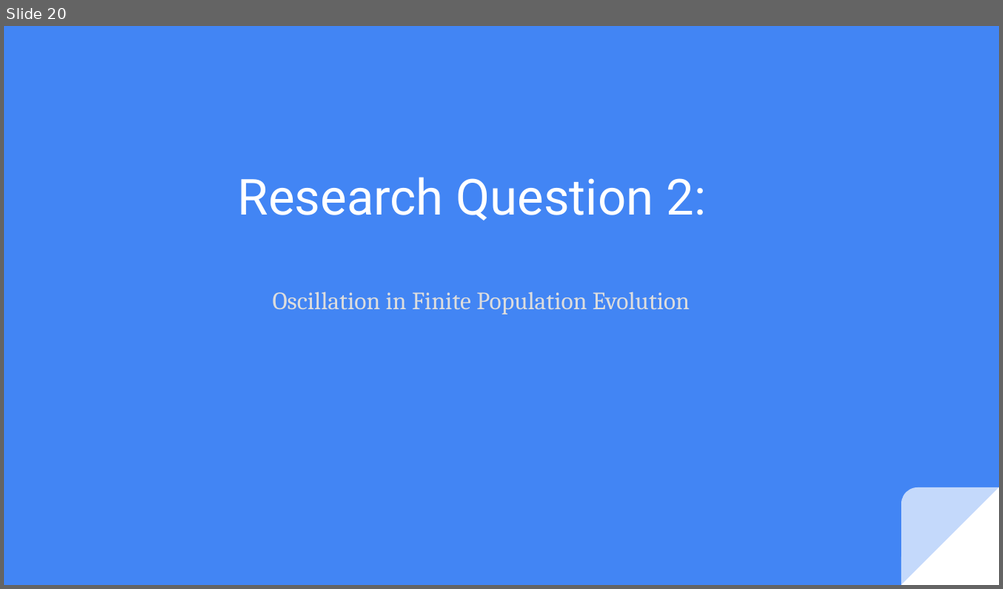
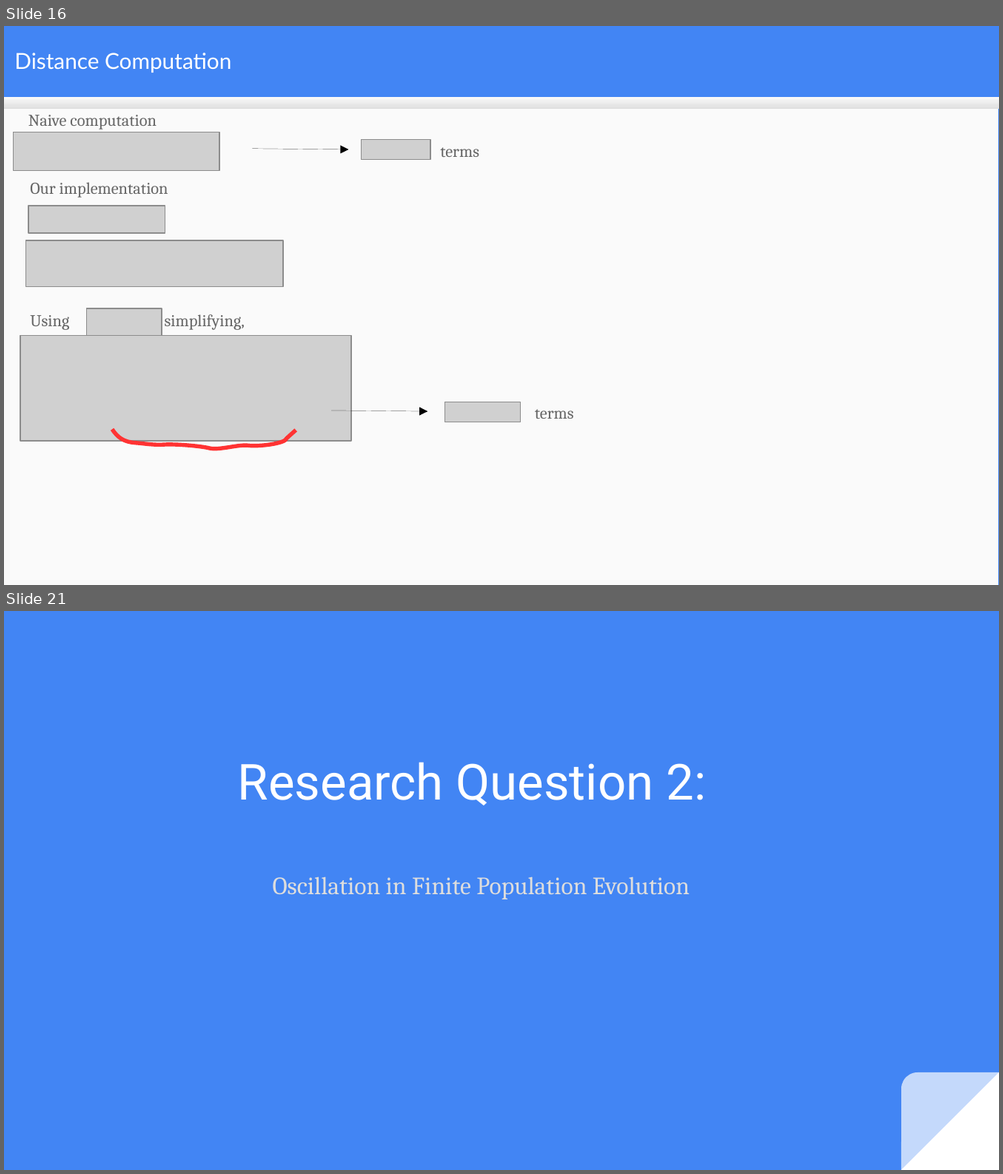
Before and after one commit to mduwalsh/project, a slide deck: thesis_slides_mahendra.odp. Shown one above the other, each under a label of ours: slide 20 before the commit, slides 16 and 21 after it; the slides between them are not shown. The pictures are 1003x589 and 1003x1174 pixels, drawn with LibreOffice and Linux fonts; fonts in the diff are those of the drawing; grey boxes stand for pictures. Boxes give left, top, right and bottom in pixels: in the first picture for what was removed or moved away, otherwise in the second. Text is boxed around its words. In the diff, an @@ line names an element or a change of style, - is before the commit and + after.

```diff
--- a/thesis_slides_mahendra.odp
+++ b/thesis_slides_mahendra.odp
@@ slide 16 added at bbox=[4, 26, 999, 585], background #4285F4 @@
@@ title added at bbox=[14, 53, 231, 73], 16 pt, text #FFFFFF @@
+Distance Computation
@@ rectangle added at bbox=[4, 98, 998, 585], fill #FAFAFA @@
@@ rectangle added at bbox=[4, 98, 999, 110], fill gradient #F9F9F9 to #DEDEDE @@
@@ picture added at bbox=[13, 133, 219, 171] @@
@@ text added at bbox=[28, 115, 156, 130], 12 pt, text #666666 @@
+Naive computation
@@ arrow added from (252, 148) to (348, 150), #000000 0 pt @@
@@ picture added at bbox=[361, 139, 430, 159] @@
@@ text added at bbox=[440, 147, 479, 157], 12 pt, text #666666 @@
+terms
@@ text added at bbox=[30, 182, 168, 198], 12 pt, text #666666 @@
+Our implementation
@@ picture added at bbox=[29, 206, 165, 233] @@
@@ picture added at bbox=[26, 241, 284, 287] @@
@@ text added at bbox=[30, 309, 244, 331], 12 pt, text #666666 @@
+Using and simplifying,
@@ picture added at bbox=[87, 309, 162, 335] @@
@@ picture added at bbox=[20, 335, 351, 440] @@
@@ picture added at bbox=[444, 402, 521, 422] @@
@@ arrow added from (331, 411) to (428, 412), #000000 0 pt @@
@@ text added at bbox=[535, 409, 574, 419], 12 pt, text #666666 @@
+terms
@@ freeform shape added at bbox=[112, 430, 296, 450], outline #FF3333 2.89 pt @@
@@ what was slide 20 is now slide 21 @@
```
Also in this commit, not shown: 9 slides changed, 4 other slides added, 2 slides removed.
